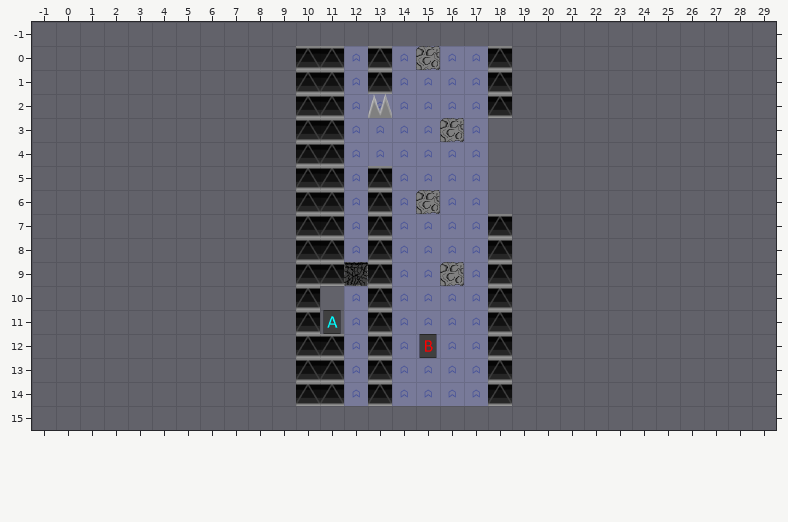
Level history. Tiled map: core/assets/levels/level11.tmx. The picture above is the old version.
Cells are 64x64 px. Shown: x -1..29, y -1..15.
After:
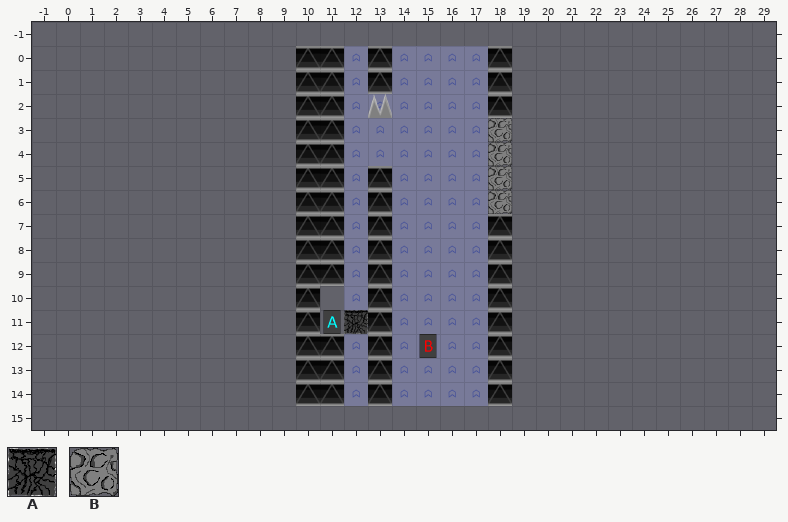
Key: from "ASEC P": A 6 "falling_block", B 10 "basic_block".
Objects are placed by their top-left corner, in cells (3,4 is the top-left corner of cell 3,4); size is 1x1 cell unless given.
Change:
Layer "block1":
Object B "basic_block" at 15,0 becomes B "basic_block" at 18,6.
Layer "block2":
Object B "basic_block" at 16,3 becomes B "basic_block" at 18,5.
Layer "block3":
Object B "basic_block" at 15,6 becomes B "basic_block" at 18,4.
Layer "block4":
Object B "basic_block" at 16,9 becomes B "basic_block" at 18,3.
Layer "block5":
Object A "falling_block" at 12,9 becomes A "falling_block" at 12,11.
